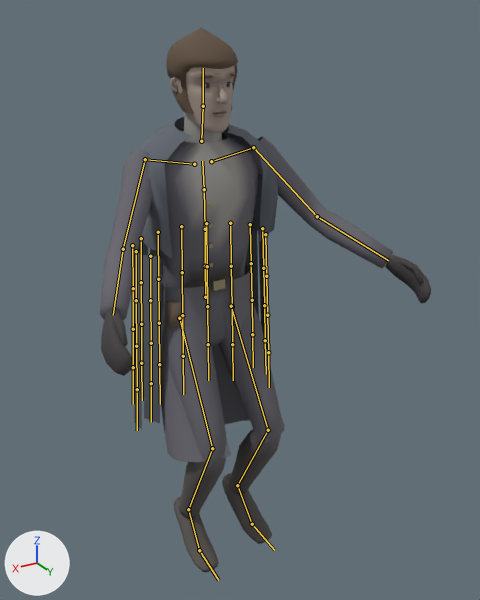
An edit to the glTF model assets/models/characters/coinshot.glb, drawn before and after from the same camera.
Before and after are seen from a 50 mm camera at (0.941, 1.787, 1.905) aimed at (-0.056, 0.125, 1.073). The axes (+X, +Y, +Z) are drawn at lower left. The lights are the same throughout. The picture after the commit comes second. Both versions are drawn at frame 11 of the action 'jump'; the numbers are the values there. The bones that change, and the others that lie on the model, are drawn over the model as lines.

The first picture shows 'Coinshot'.
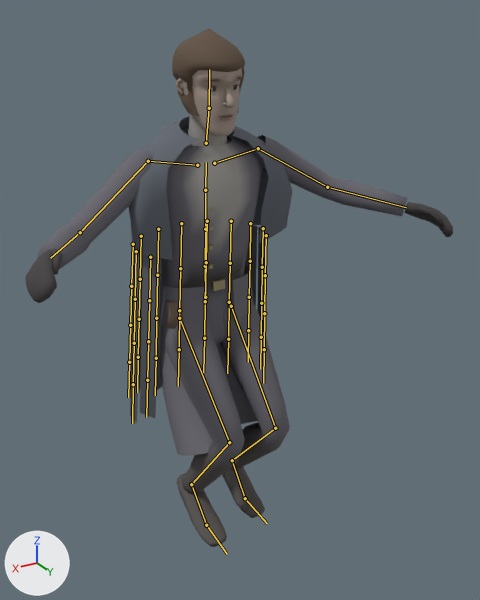
Changed parts and their boxes (x1, y1, x2, y2) in the pictures (480 x 600 px):
'Coinshot', posed (29% wider)
    before: (100, 27, 431, 572)
    after: (26, 29, 453, 547)
bone 'Chest', root to tip
    before: (205, 229) to (204, 189)
    after: (205, 229) to (205, 190)
bone 'UpperChest', root to tip
    before: (204, 189) to (202, 161)
    after: (205, 190) to (206, 162)
bone 'Neck', root to tip
    before: (201, 141) to (203, 106)
    after: (206, 143) to (209, 108)
bone 'Head', root to tip
    before: (203, 106) to (203, 68)
    after: (209, 108) to (209, 69)
bone 'RightUpperArm', root to tip
    before: (145, 159) to (123, 249)
    after: (148, 161) to (80, 232)
bone 'RightLowerArm', root to tip
    before: (123, 249) to (113, 315)
    after: (80, 232) to (50, 258)
bone 'LeftUpperArm', root to tip
    before: (253, 147) to (317, 216)
    after: (258, 148) to (327, 187)
bone 'LeftLowerArm', root to tip
    before: (317, 216) to (388, 260)
    after: (327, 187) to (406, 207)
bone 'RightUpperLeg', root to tip
    before: (179, 318) to (212, 448)
    after: (179, 318) to (229, 442)
bone 'RightLowerLeg', root to tip
    before: (212, 448) to (188, 509)
    after: (229, 442) to (191, 484)
bone 'RightFoot', root to tip
    before: (188, 509) to (199, 550)
    after: (191, 484) to (206, 525)
bone 'RightToes', root to tip
    before: (199, 550) to (218, 580)
    after: (206, 525) to (227, 554)
bone 'LeftUpperLeg', root to tip
    before: (231, 306) to (268, 430)
    after: (231, 306) to (275, 428)
bone 'LeftLowerLeg', root to tip
    before: (268, 430) to (237, 485)
    after: (275, 428) to (232, 460)
bone 'LeftFoot', root to tip
    before: (237, 485) to (252, 524)
    after: (232, 460) to (245, 498)
bone 'LeftToes', root to tip
    before: (252, 524) to (274, 550)
    after: (245, 498) to (267, 523)

Diff of the bpy script that builds the scene:
```diff
--- a/assets/models/characters/coinshot.glb.py
+++ b/assets/models/characters/coinshot.glb.py
@@ bone_spine @@
 bone_spine = bpy.data.objects['Armature'].pose.bones['Spine']  # child of 'Hips'
-bone_spine.rotation_quaternion = (1.0, 0.005, 0.0, 0.0)  # degrees (1, 0, 0)
+bone_spine.rotation_quaternion = (1.0, 0.021, 0.0, 0.0)  # degrees (2, 0, 0)
@@ bone_chest @@
 bone_chest = bpy.data.objects['Armature'].pose.bones['Chest']  # child of 'Spine'
-bone_chest.rotation_quaternion = (1.0, 0.006, 0.0, 0.0)  # degrees (1, 0, 0)
+bone_chest.rotation_quaternion = (1.0, 0.024, 0.0, 0.0)  # degrees (3, 0, 0)
@@ bone_upperchest @@
 bone_upperchest = bpy.data.objects['Armature'].pose.bones['UpperChest']  # child of 'Chest'
-bone_upperchest.rotation_quaternion = (1.0, 0.006, 0.0, 0.0)  # degrees (1, 0, 0)
+bone_upperchest.rotation_quaternion = (1.0, 0.024, 0.0, 0.0)  # degrees (3, 0, 0)
@@ bone_neck @@
 bone_neck = bpy.data.objects['Armature'].pose.bones['Neck']  # child of 'UpperChest'
-bone_neck.rotation_quaternion = (1.0, 0.0, 0.0, 0.0)  # degrees (0, 0, 0)
+bone_neck.rotation_quaternion = (1.0, -0.014, 0.0, 0.0)  # degrees (-2, 0, 0)
@@ bone_head @@
 bone_head = bpy.data.objects['Armature'].pose.bones['Head']  # child of 'Neck'
-bone_head.rotation_quaternion = (1.0, 0.0, 0.0, 0.0)  # degrees (0, 0, 0)
+bone_head.rotation_quaternion = (1.0, -0.021, 0.0, 0.0)  # degrees (-2, 0, 0)
@@ bone_rightupperarm @@
 bone_rightupperarm = bpy.data.objects['Armature'].pose.bones['RightUpperArm']  # child of 'RightShoulder'
-bone_rightupperarm.rotation_quaternion = (0.92, 0.315, 0.216, 0.09)  # degrees (41, 20, 19)
+bone_rightupperarm.rotation_quaternion = (0.931, 0.233, 0.258, -0.11)  # degrees (26, 32, -6)
@@ bone_rightlowerarm @@
 bone_rightlowerarm = bpy.data.objects['Armature'].pose.bones['RightLowerArm']  # child of 'RightUpperArm'
-bone_rightlowerarm.rotation_quaternion = (0.985, 0.174, 0.0, 0.0)  # degrees (20, 0, 0)
+bone_rightlowerarm.rotation_quaternion = (0.924, 0.382, 0.0, 0.0)  # degrees (45, 0, 0)
@@ bone_leftupperarm @@
 bone_leftupperarm = bpy.data.objects['Armature'].pose.bones['LeftUpperArm']  # child of 'LeftShoulder'
-bone_leftupperarm.rotation_quaternion = (0.936, 0.281, -0.193, -0.091)  # degrees (36, -18, -17)
+bone_leftupperarm.rotation_quaternion = (0.961, 0.141, -0.174, 0.16)  # degrees (14, -22, 16)
@@ bone_leftlowerarm @@
 bone_leftlowerarm = bpy.data.objects['Armature'].pose.bones['LeftLowerArm']  # child of 'LeftUpperArm'
-bone_leftlowerarm.rotation_quaternion = (0.988, 0.156, 0.0, 0.0)  # degrees (18, 0, 0)
+bone_leftlowerarm.rotation_quaternion = (0.954, 0.301, 0.0, 0.0)  # degrees (35, 0, 0)
@@ bone_rightupperleg @@
 bone_rightupperleg = bpy.data.objects['Armature'].pose.bones['RightUpperLeg']  # child of 'Hips'
-bone_rightupperleg.rotation_quaternion = (0.969, 0.246, 0.0, -0.001)  # degrees (28, 0, 0)
+bone_rightupperleg.rotation_quaternion = (0.916, 0.4, -0.001, -0.002)  # degrees (47, 0, 0)
@@ bone_rightlowerleg @@
 bone_rightlowerleg = bpy.data.objects['Armature'].pose.bones['RightLowerLeg']  # child of 'RightUpperLeg'
-bone_rightlowerleg.rotation_quaternion = (0.901, -0.433, 0.0, 0.0)  # degrees (-51, 0, 0)
+bone_rightlowerleg.rotation_quaternion = (0.756, -0.655, 0.0, 0.0)  # degrees (-82, 0, 0)
@@ bone_rightfoot @@
 bone_rightfoot = bpy.data.objects['Armature'].pose.bones['RightFoot']  # child of 'RightLowerLeg'
-bone_rightfoot.rotation_quaternion = (1.0, -0.019, -0.002, 0.002)  # degrees (-2, 0, 0)
+bone_rightfoot.rotation_quaternion = (0.977, 0.211, 0.009, 0.008)  # degrees (24, 1, 1)
@@ bone_righttoes @@
 bone_righttoes = bpy.data.objects['Armature'].pose.bones['RightToes']  # child of 'RightFoot'
-bone_righttoes.rotation_quaternion = (0.981, 0.196, 0.005, 0.0)  # degrees (23, 1, 0)
+bone_righttoes.rotation_quaternion = (0.997, 0.08, 0.002, 0.0)  # degrees (9, 0, 0)
@@ bone_leftupperleg @@
 bone_leftupperleg = bpy.data.objects['Armature'].pose.bones['LeftUpperLeg']  # child of 'Hips'
-bone_leftupperleg.rotation_quaternion = (0.963, 0.269, 0.0, 0.001)  # degrees (31, 0, 0)
+bone_leftupperleg.rotation_quaternion = (0.945, 0.326, 0.001, 0.001)  # degrees (38, 0, 0)
@@ bone_leftlowerleg @@
 bone_leftlowerleg = bpy.data.objects['Armature'].pose.bones['LeftLowerLeg']  # child of 'LeftUpperLeg'
-bone_leftlowerleg.rotation_quaternion = (0.879, -0.476, 0.0, 0.0)  # degrees (-57, 0, 0)
+bone_leftlowerleg.rotation_quaternion = (0.781, -0.625, 0.0, 0.0)  # degrees (-77, 0, 0)
@@ bone_leftfoot @@
 bone_leftfoot = bpy.data.objects['Armature'].pose.bones['LeftFoot']  # child of 'LeftLowerLeg'
-bone_leftfoot.rotation_quaternion = (1.0, 0.005, 0.001, -0.002)  # degrees (1, 0, 0)
+bone_leftfoot.rotation_quaternion = (0.997, 0.08, -0.002, -0.005)  # degrees (9, 0, -1)
@@ bone_lefttoes @@
 bone_lefttoes = bpy.data.objects['Armature'].pose.bones['LeftToes']  # child of 'LeftFoot'
-bone_lefttoes.rotation_quaternion = (0.981, 0.196, -0.005, 0.0)  # degrees (23, -1, 0)
+bone_lefttoes.rotation_quaternion = (0.972, 0.234, -0.006, 0.0)  # degrees (27, -1, 0)
```
